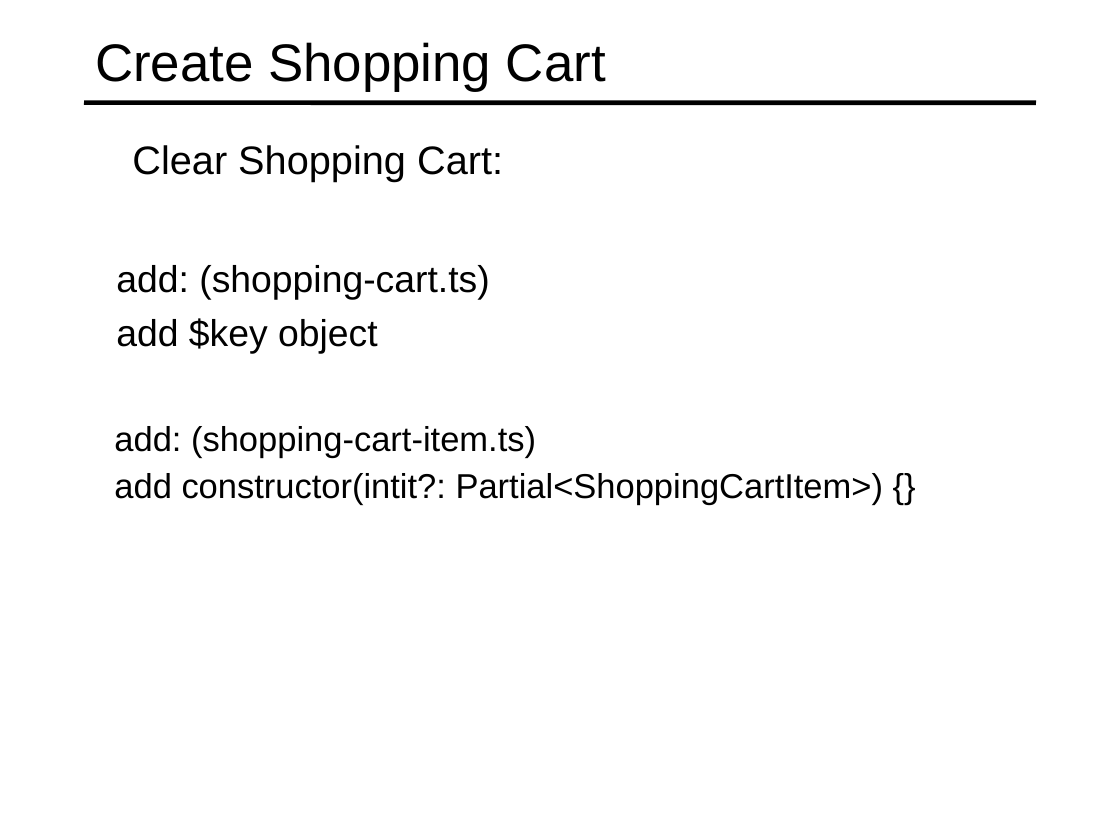
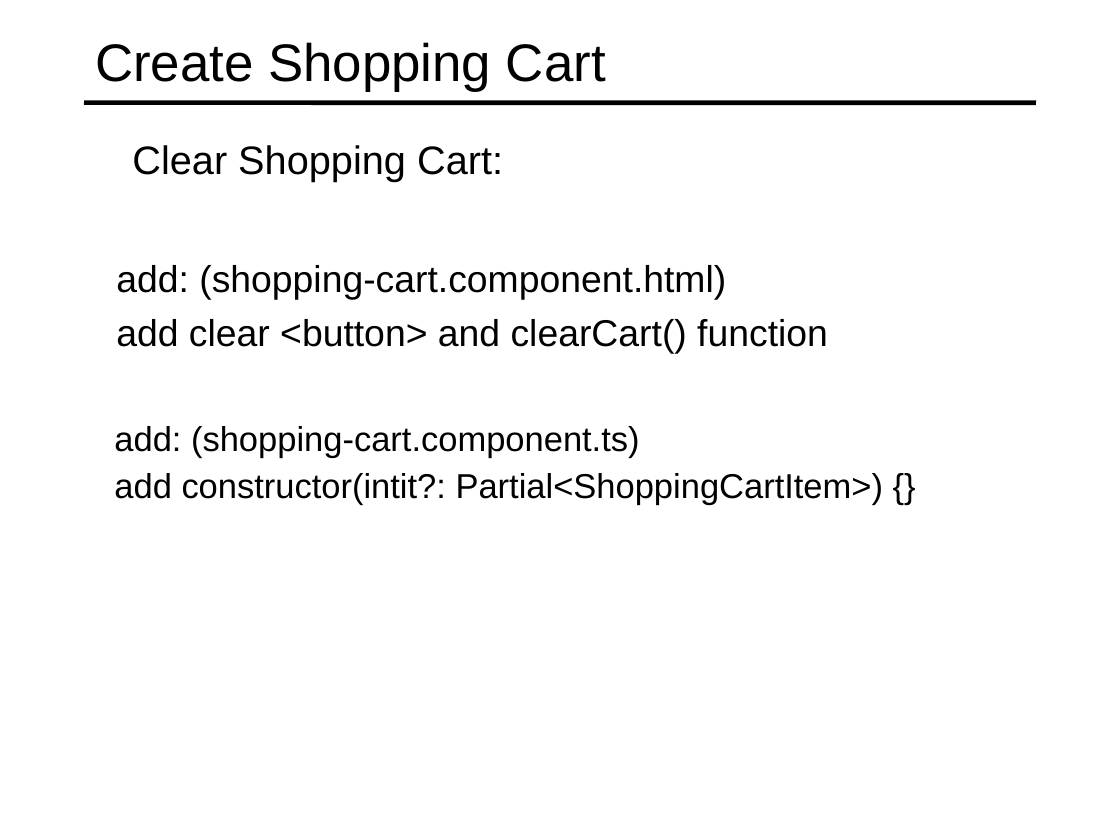
Before and after one commit to specter01wj/Jago_Link_Training, a slide deck: slide 22 of Angular/Angular7/Angular Advanced Course/Project/21.Project_Shopping Cart Module/L5_Project_Shopping Cart Module.ppt. Drawn at 1120x840 pixels with LibreOffice and Linux fonts; fonts in the diff are those of the drawing. Boxes give left, top, right and bottom in pixels: in the first picture for what was removed or moved away, otherwise in the second. Text is boxed around its words. In the diff, an @@ line names an element or a change of style, - is before the commit and + after.

Commit message:
11/04/2019 v1

```diff
--- a/Angular/Angular7/Angular Advanced Course/Project/21.Project_Shopping Cart Module/L5_Project_Shopping Cart Module.ppt
+++ b/Angular/Angular7/Angular Advanced Course/Project/21.Project_Shopping Cart Module/L5_Project_Shopping Cart Module.ppt
@@ text at bbox=[116, 265, 828, 354]: text changed @@
-  add: (shopping-cart.ts)
-  add $key object
+  add: (shopping-cart.component.html)
+  add clear <button> and clearCart() function
@@ text at bbox=[114, 426, 640, 458]: text changed @@
-  add: (shopping-cart-item.ts)
+  add: (shopping-cart.component.ts)
```
